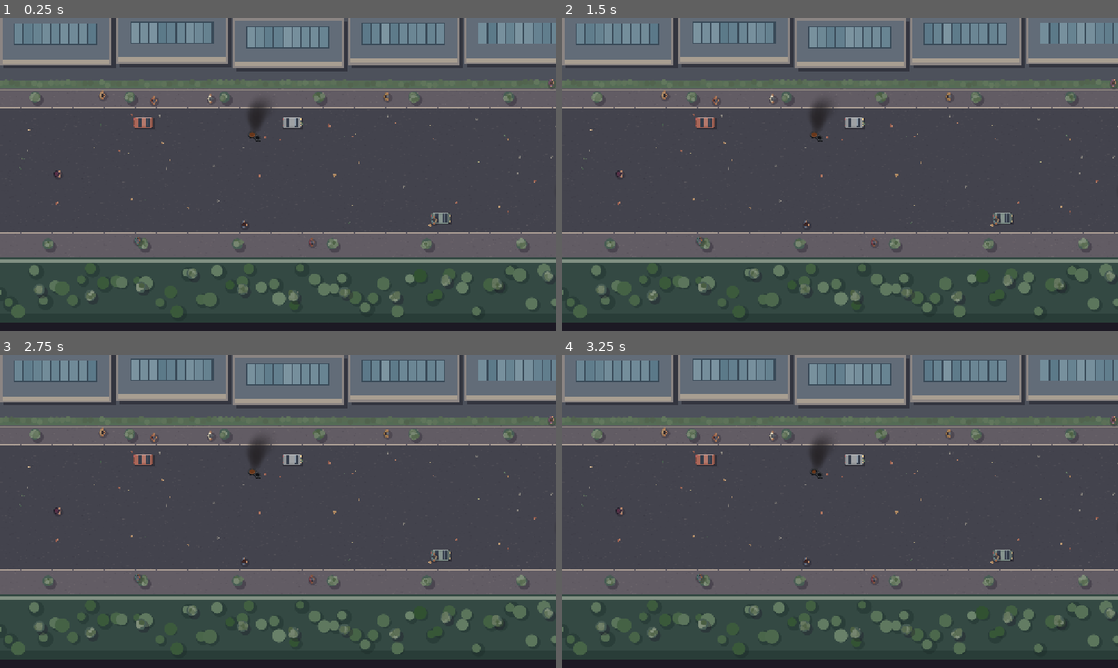
Above: before the commit, frames 1-4 (two rows, left to right).
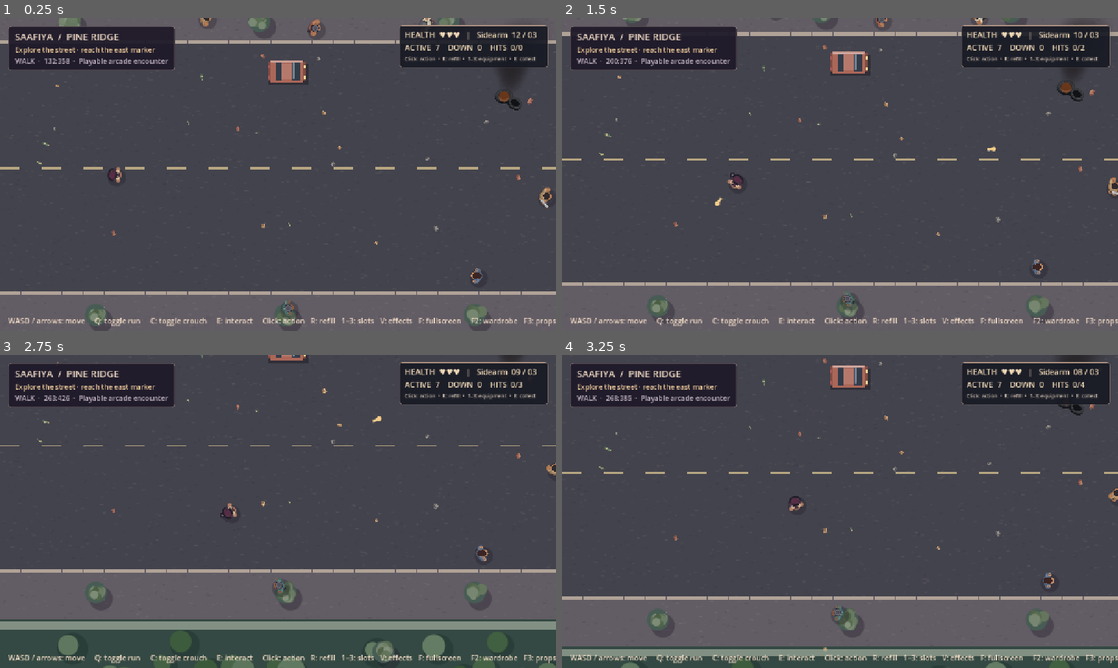
Above: after the commit, the same moments.

Repository: cryogenized-spec/Pineridge-Crisis-Saafiya-s-Revenge
Game: Godot game, scene res://scenes/main.tscn
Two runs of this game, one before a commit and one after it. Both use one fixed random seed, a clock stepped at 60 frames per second and the inputs below.
Inputs (mouse positions are in pixels of both pictures, inside the frame that each line leads up to):
- Up to frame 1 (0.25 s): no input
- Up to frame 2 (1.5 s): tap Enter at 0.5 s; move the mouse to (962, 158) at 0.52 s; hold Right 0.53-1.28 s; tap E at 0.6 s; click (962, 158) at 0.67 s; move the mouse to (728, 190) at 1.27 s; hold Down from 1.28 s (still down); tap 1 at 1.35 s; click (728, 190) at 1.42 s
- Up to frame 3 (2.75 s): tap E at 1.55, 2.3 s; move the mouse to (333, 442) at 2.02 s; release Down at 2.03 s; hold Right from 2.03 s (still down); tap 2 at 2.1 s; click (333, 442) at 2.17 s
- Up to frame 4 (3.25 s): move the mouse to (812, 574) at 2.77 s; release Right at 2.78 s; hold Up from 2.78 s (still down); tap 3 at 2.85 s; click (812, 574) at 2.92 s; tap E at 3.05 s

The runs differ from the first frame. In frame 1, 47% of the frame differs, in the area x 0-100%, y 0-100%; in frame 2, 49%; in frame 3, 40%; in frame 4, 52%.
Error before the commit: Parse Error: Cannot infer the type of "active" variable because the value doesn't have a set type. (res://scripts/encounter.gd:146)

Commit message:
Fix encounter script type inference and mouse input handler

Diff:
--- a/scripts/encounter.gd
+++ b/scripts/encounter.gd
@@ -143,7 +143,7 @@
 func update_hud() -> void:
 	if not is_instance_valid(hud):
 		return
-	var active := KIT[slot]
+	var active: Dictionary = KIT[slot]
 	var remaining := 0
 	for item in actors:
 		if not bool(item["down"]):
@@ -333,7 +333,7 @@
 		s["rotation"]+=delta*9.0
 		s["life"]-=delta
 		var p: Vector2=s["point"]
-		var remove := float(s["life"])<=0.0 or street.blocked(p,2.0)
+		var remove: bool = float(s["life"])<=0.0 or street.blocked(p,2.0)
 		if not remove:
 			if bool(s["friendly"]):
 				for enemy in actors:
--- a/scripts/main.gd
+++ b/scripts/main.gd
@@ -144,7 +144,7 @@
 					preview_timer=0.3
 
 func _unhandled_input(event: InputEvent) -> void:
-	if event is InputEventMouseButton and event.button_index==MOUSE_BUTTON_LEFT and event.pressed and not event.is_echo():
+	if event is InputEventMouseButton and event.button_index==MOUSE_BUTTON_LEFT and event.pressed:
 		encounters.fire_player()
 
 func _physics_process(delta:float) -> void:
